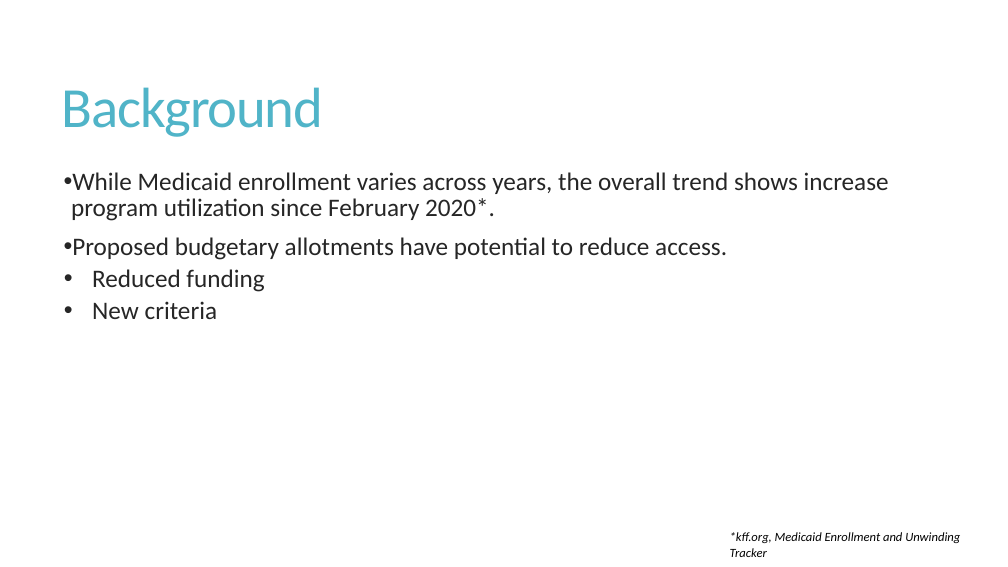
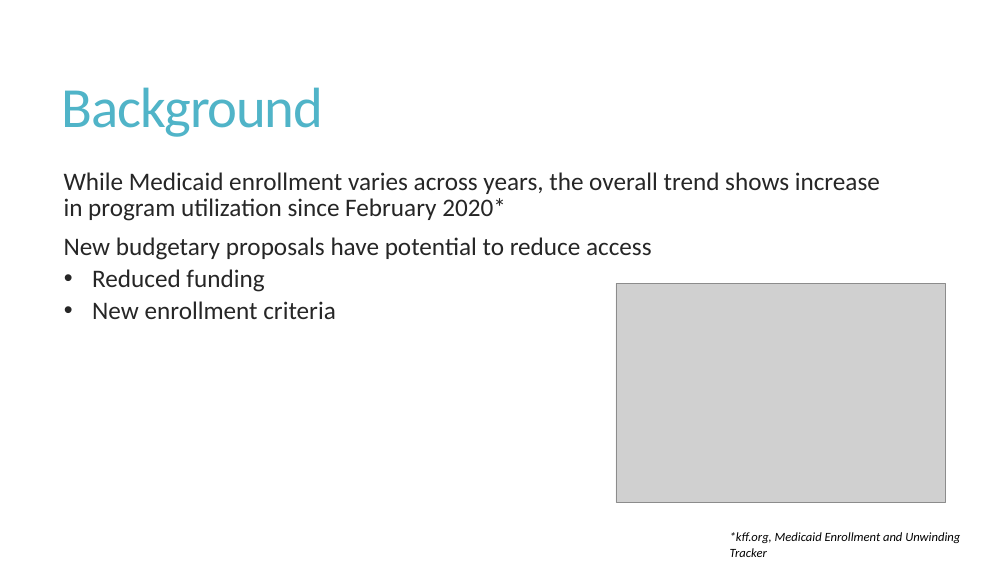
Before and after one commit to ekimshaf/capstone, a slide deck: slide 3 of mind_the_gap.pptx. Drawn at 1008x567 pixels with LibreOffice and Linux fonts; fonts in the diff are those of the drawing; grey boxes stand for pictures. Boxes give left, top, right and bottom in pixels: in the first picture for what was removed or moved away, otherwise in the second. Text is boxed around its words. In the diff, an @@ line names an element or a change of style, - is before the commit and + after.

Commit message:
updates

```diff
--- a/mind_the_gap.pptx
+++ b/mind_the_gap.pptx
@@ text at <box>64,172,880,260</box>: text changed @@
-• While Medicaid enrollment varies across years, the overall trend shows increase program utilization since February 2020*.
-• Proposed budgetary allotments have potential to reduce access.
+While Medicaid enrollment varies across years, the overall trend shows increase in program utilization since February 2020*
+New budgetary proposals have potential to reduce access
@@ picture added at <box>616,284,945,503</box> @@
@@ text at <box>92,301,336,319</box>: text changed @@
-  • New criteria
+  • New enrollment criteria
```
Also in this commit, not shown: 6 other slides changed, 2 slides added.
